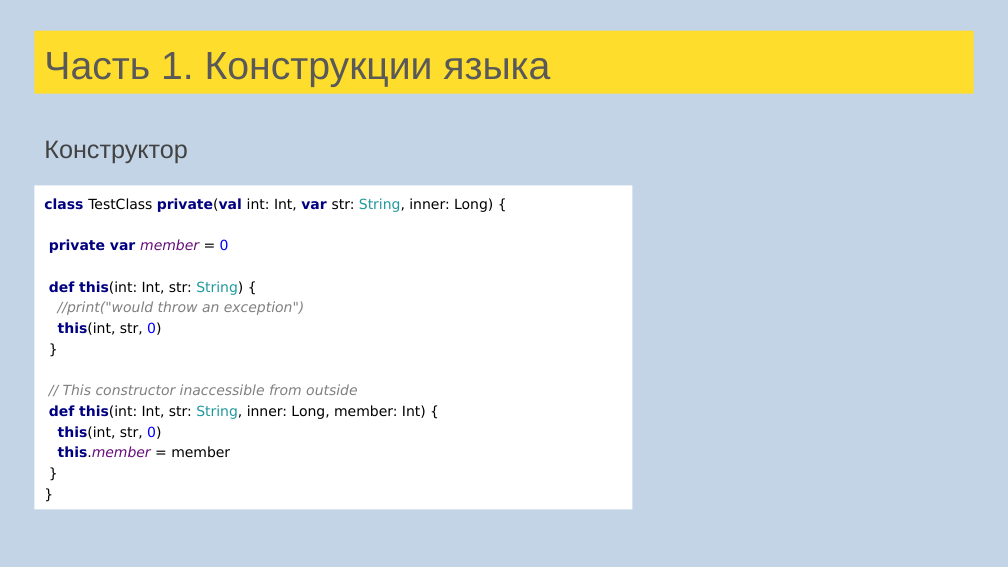
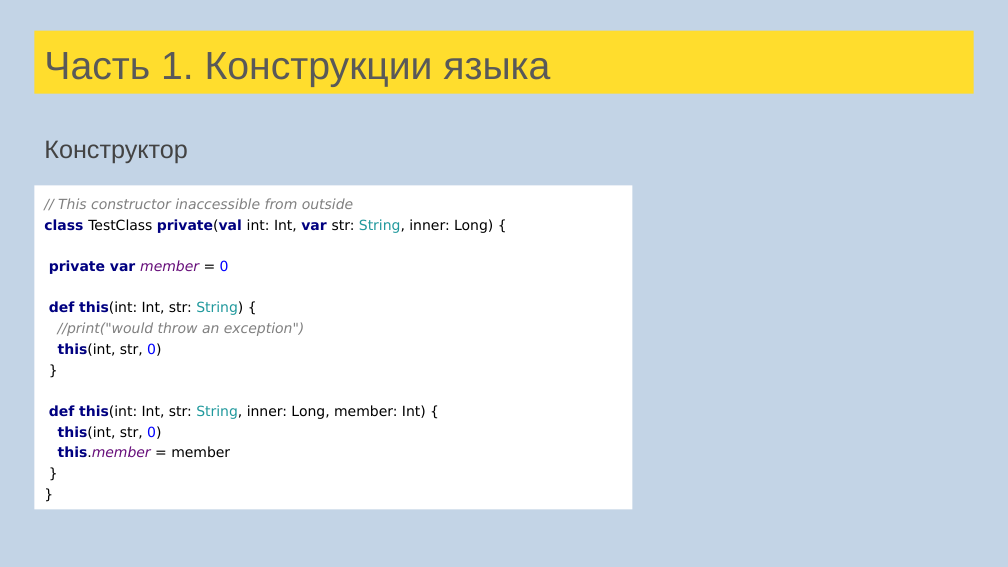
Before and after one commit to tralfamadore/ScalaLectures, a slide deck: slide 66 of src/main/resources/Лекции Scala для FinTech.pptx (slide 58 before the commit). Drawn at 1008x567 pixels with LibreOffice and Linux fonts; fonts in the diff are those of the drawing. Boxes give left, top, right and bottom in pixels: in the first picture for what was removed or moved away, otherwise in the second. Text is boxed around its words. In the diff, an @@ line names an element or a change of style, - is before the commit and + after.

```diff
--- a/src/main/resources/Лекции Scala для FinTech.pptx
+++ b/src/main/resources/Лекции Scala для FinTech.pptx
@@ text in rectangle at bbox=[58, 198, 353, 209]: paragraph added @@
+// This constructor inaccessible from outside
@@ text in rectangle at bbox=[63, 384, 357, 395]: paragraph removed @@
-// This constructor inaccessible from outside
```
Also in this commit, not shown: 17 other slides changed, 16 slides added, 2 slides removed, 1 other file.
